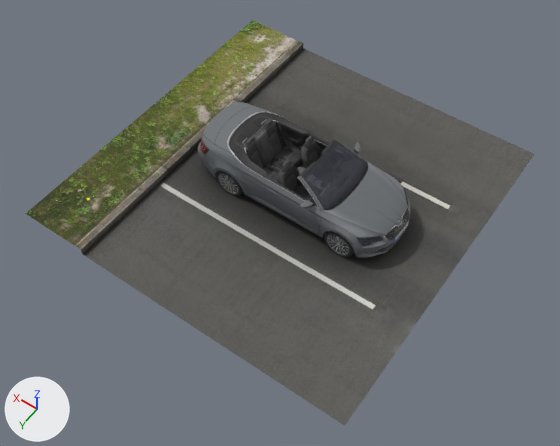
Two versions of the OBJ model models/conversivel.obj, one commit apart.
The view is the same before and after, from a 50 mm camera at (-1.98, 2.88, 3.83) aimed at (-0.13, 0.29, -0.24). Arrows for +X, +Y and +Z are at lower left; the lights stay in place. Where no turn or scale is listed for an object, it has been applied to the vertices. Vertices at the same position are counted once.

In view in the first picture: 'conversivel'.
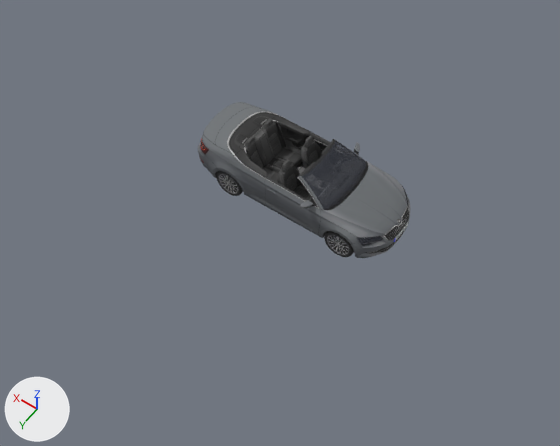
Changed parts and their boxes (x1, y1, x2, y2) in the pictures (560 x 446 px):
```json
{"object": "conversivel", "change": "reshaped", "before": [26, 20, 534, 426], "after": [198, 102, 410, 258]}
{"part": 1, "of": "me_conversivel", "change": "deleted", "before": [26, 20, 534, 426]}
```

The change, as JSON lines over the scene's bpy script:
```json
{"block": "me_conversivel", "where": "me_conversivel.from_pydata(...)  # 7096 vertices, 13224 faces; spans x -1.25..1.25, y -1.25..1.25, z -0.22..0.22"}
{"block": "me_conversivel", "where": "# used by ob_conversivel; location = (0.0, 0.0, 0.0)"}
{"op": "remove", "block": "me_conversivel", "code": "me_conversivel.materials.append(mat_scene)  # picture img_tex_1_jpg"}
{"block": "me_conversivel", "change": "me_conversivel part 1: the loose piece of 14 vertices spanning x -1.25..1.25, y -1.25..1.25, z -0.22..-0.17 is deleted"}
```
